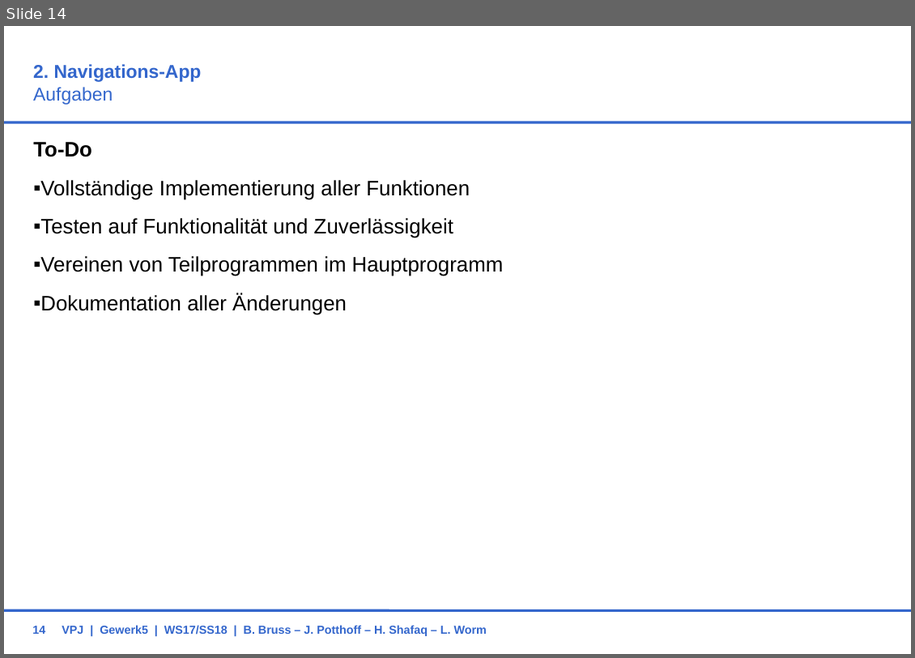
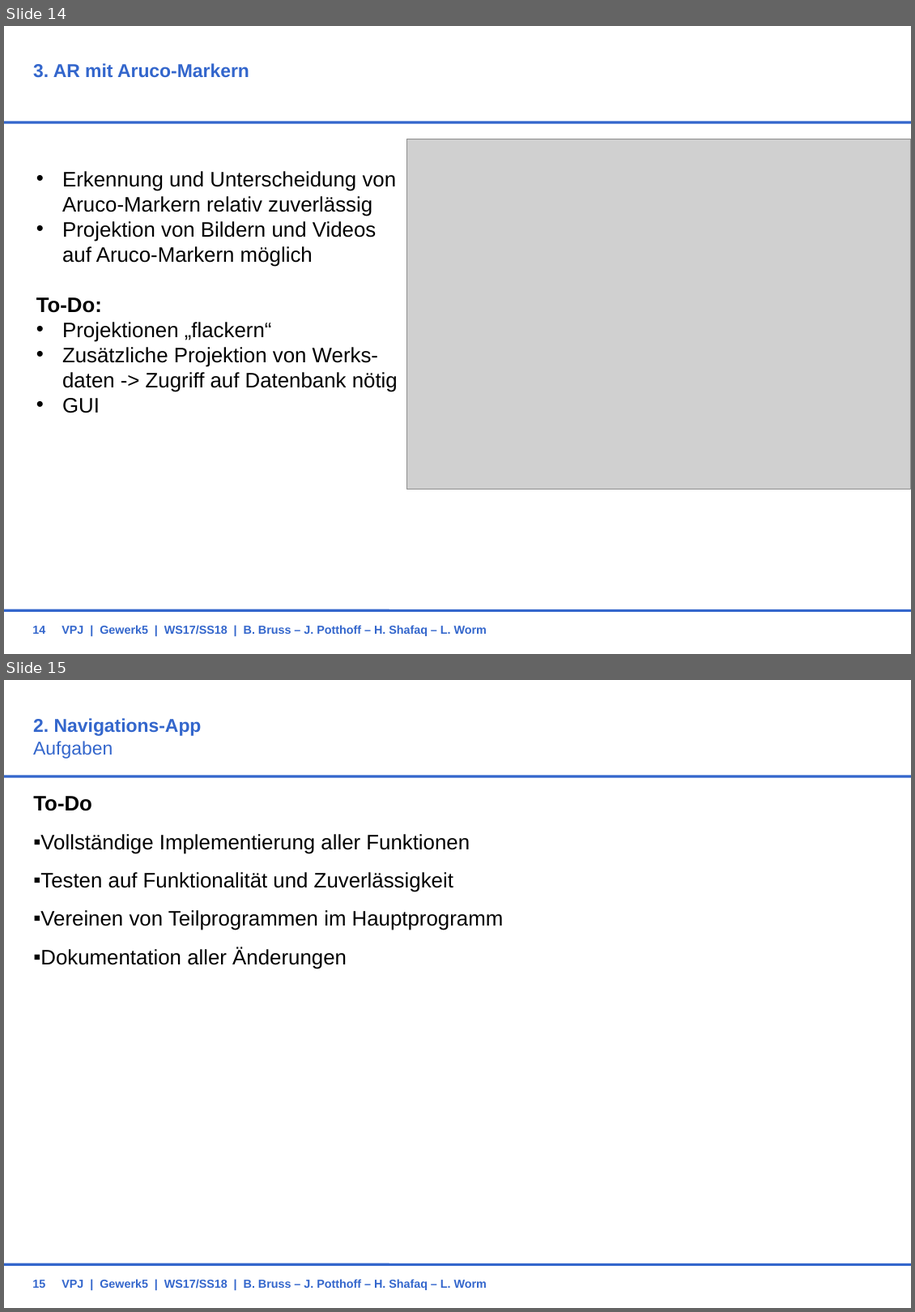
Before and after one commit to BBRUSS/VPJW17G5, a slide deck: 11_Orga/ZwischenPraesentation.ppt. Shown one above the other, each under a label of ours: slide 14 before the commit, slides 14 and 15 after it. The pictures are 915x658 and 915x1312 pixels, drawn with LibreOffice and Linux fonts; fonts in the diff are those of the drawing; grey boxes stand for pictures; background and template pictures are left out. Boxes give left, top, right and bottom in pixels: in the first picture for what was removed or moved away, otherwise in the second. Text is boxed around its words. In the diff, an @@ line names an element or a change of style, - is before the commit and + after.

Commit message:
Plus AR

```diff
--- a/11_Orga/ZwischenPraesentation.ppt
+++ b/11_Orga/ZwischenPraesentation.ppt
@@ slide 14 added at box(4, 26, 911, 654), background #FFFFFF; not listed: 2 template elements that a slide beside it also shows @@
@@ title added at box(33, 63, 249, 78), 16 pt, text #3366CC, bold @@
+3. AR mit Aruco-Markern
@@ picture added at box(407, 139, 910, 489) @@
@@ text added at box(36, 171, 398, 413), 18 pt, text #000000 @@
+• Erkennung und Unterscheidung von
+  Aruco-Markern relativ zuverlässig
+• Projektion von Bildern und Videos
+  auf Aruco-Markern möglich
+To-Do:
+• Projektionen „flackern“
+• Zusätzliche Projektion von Werks-
+  daten -> Zugriff auf Datenbank nötig
+• GUI
@@ page number added at box(32, 625, 45, 634), 10 pt, text #3366CC, bold @@
+14
@@ text added at box(62, 625, 487, 636), 10 pt, text #3366CC, bold @@
+VPJ | Gewerk5 | WS17/SS18 | B. Bruss – J. Potthoff – H. Shafaq – L. Worm
@@ what was slide 14 is now slide 15 @@
@@ page number at box(32, 1279, 45, 1288): text changed @@
-14
+15
```
